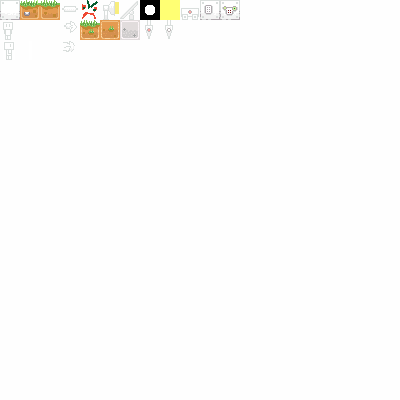
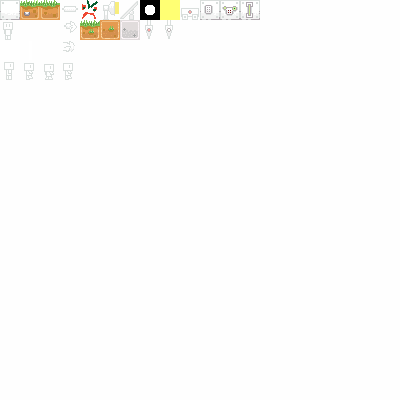
Two versions of the same layered image (400×400). Layer-by-layer changes:
added layer "Layer 1" above "Background" over [63, 63, 73, 80]
added layer "Background" over [0, 0, 260, 80]
